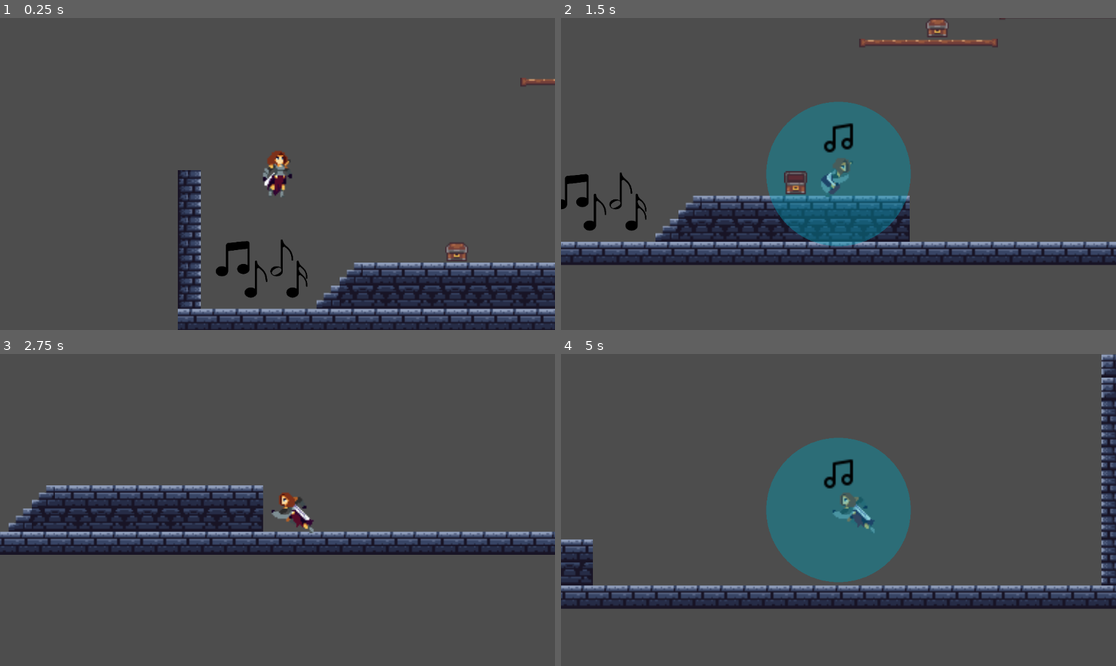
Above: before the commit, frames 1-4 (two rows, left to right).
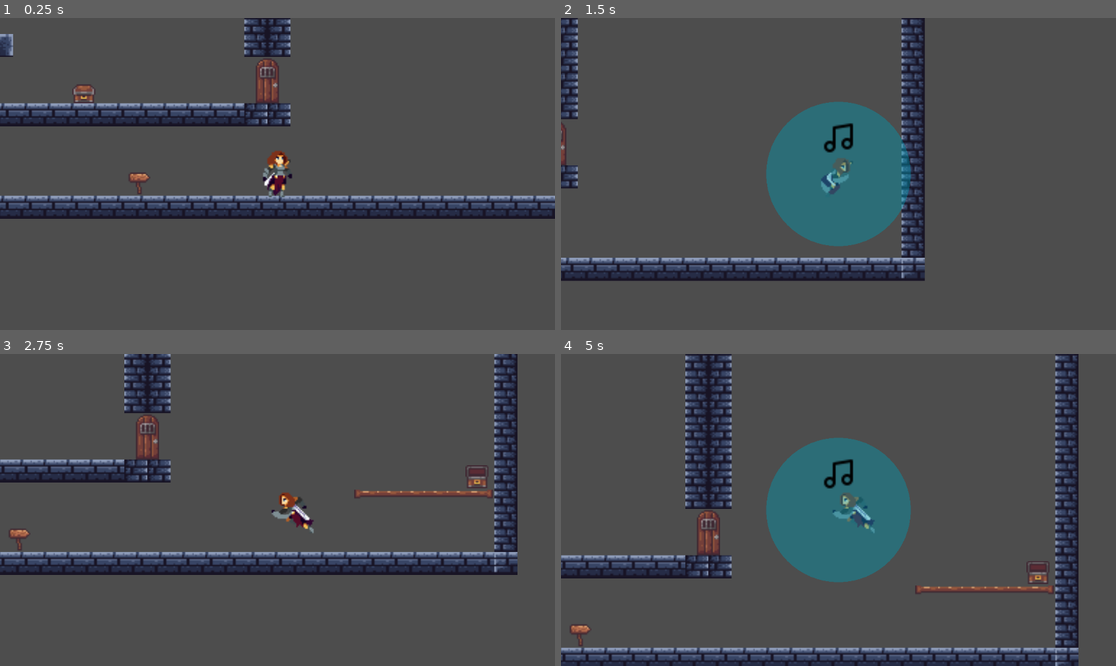
Above: after the commit, the same moments.

Repository: Washington99/musicplatformer
Game: Godot game, scene res://Scenes/test_scene.tscn
Two runs of this game, one before a commit and one after it. Both use one fixed random seed, a clock stepped at 60 frames per second and the inputs below.
Inputs:
- Up to frame 1 (0.25 s): no input
- Up to frame 2 (1.5 s): hold D (Right) from 0.53 s (still down); tap U (play_note) at 0.6 s; tap W (Jump) at 0.77 s; tap 1 at 1.35 s
- Up to frame 3 (2.75 s): tap W (Jump) at 1.52 s; release D (Right) at 2.03 s; hold A (Left) from 2.03 s (still down); hold 2 from 2.03 s (still down)
- Up to frame 4 (5 s): release A (Left) at 2.78 s; release 2 at 2.78 s; hold D (Right) 2.78-4.28 s; tap I at 2.85 s; tap W (Jump) at 3.02, 3.77, 4.52 s; hold O 3.53-4.28 s; hold A (Left) from 4.28 s (still down); tap U (play_note) at 4.35 s

The runs differ from the first frame. In frame 1, 24% of the frame differs, in the area x 0-100%, y 0-100%; in frame 2, 19%; in frame 3, 24%, in the area x 0-100%, y 0-71%; in frame 4, 23%.

Commit message:
Lifeforms functionality

Diff:
--- /dev/null
+++ b/Scenes/lifeform.tscn
@@ -0,0 +1,24 @@
+[gd_scene load_steps=4 format=3 uid="uid://c54iwrw1m1gi"]
+
+[ext_resource type="Script" path="res://Scripts/lifeform.gd" id="1_bpuba"]
+[ext_resource type="TileSet" uid="uid://bl2o7yp2wf0hx" path="res://Assets/tilemap.tres" id="1_uuqqt"]
+
+[sub_resource type="RectangleShape2D" id="RectangleShape2D_aqd41"]
+
+[node name="Lifeform" type="Area2D"]
+script = ExtResource("1_bpuba")
+song_list = ["res://Assets/Audio/piano_1.wav", "piano_3.wav"]
+
+[node name="TileMapLayer" type="TileMapLayer" parent="."]
+tile_map_data = PackedByteArray(0, 0, 0, 0, 0, 0, 0, 0, 7, 0, 10, 0, 0, 0)
+tile_set = ExtResource("1_uuqqt")
+
+[node name="CollisionShape2D" type="CollisionShape2D" parent="."]
+position = Vector2(8, 7)
+shape = SubResource("RectangleShape2D_aqd41")
+
+[node name="AudioStreamPlayer2D" type="AudioStreamPlayer2D" parent="."]
+
+[node name="Timer" type="Timer" parent="."]
+
+[connection signal="area_entered" from="." to="." method="_on_area_entered"]
--- a/Scenes/test_scene.tscn
+++ b/Scenes/test_scene.tscn
@@ -14,6 +14,7 @@
 [ext_resource type="PackedScene" uid="uid://qkjd7gmxk5n7" path="res://Scenes/switch.tscn" id="9_4ifvk"]
 [ext_resource type="Script" path="res://Scripts/puzzle_1.gd" id="9_86bug"]
 [ext_resource type="Script" path="res://Scripts/puzzle_3.gd" id="14_uam7v"]
+[ext_resource type="PackedScene" uid="uid://c54iwrw1m1gi" path="res://Scenes/lifeform.tscn" id="15_heh3t"]
 
 [sub_resource type="RectangleShape2D" id="RectangleShape2D_2lcuh"]
 size = Vector2(70, 50)
@@ -48,7 +49,7 @@
 script = ExtResource("4_wk4p5")
 
 [node name="Player" parent="." instance=ExtResource("1_3u1c2")]
-position = Vector2(50, 100)
+position = Vector2(884, 555)
 
 [node name="Camera2D" type="Camera2D" parent="Player"]
 zoom = Vector2(3, 3)
@@ -199,6 +200,10 @@
 
 [node name="switch" parent="Puzzle3/moving_platform2" instance=ExtResource("9_4ifvk")]
 position = Vector2(4, -16)
+
+[node name="Lifeform" parent="." instance=ExtResource("15_heh3t")]
+position = Vector2(780, 557)
+song_list = Array[String](["piano_1", "piano_3", "violin_5"])
 
 [connection signal="note_played" from="Player/MusicNode" to="MusicResolver" method="_on_music_node_note_played"]
 [connection signal="note_played" from="Player/MusicNode" to="Puzzle1/switch" method="_on_music_node_note_played"]
--- /dev/null
+++ b/Scripts/lifeform.gd
@@ -0,0 +1,14 @@
+extends Area2D
+
+@export var song_list: Array[String]
+
+func _on_area_entered(area: Area2D) -> void:
+
+	for audio in song_list:
+		var music_player = "res://Assets/Audio/" + audio + ".wav"
+
+
+		print(music_player + "2")
+		$AudioStreamPlayer2D.stream = ResourceLoader.load(music_player)
+		$AudioStreamPlayer2D.play()
+		await $AudioStreamPlayer2D.finished
--- a/Scripts/switch.gd
+++ b/Scripts/switch.gd
@@ -27,7 +27,6 @@
 	$TileMapLayer.set_cell(Vector2i(0,0), 0, Vector2i(12,9))
 	$CollisionShape2D.set_deferred("disabled", false)
 
-
 func _on_music_node_note_played(note_name: String) -> void:
 	if note_name == trigger_key or trigger_key == "0":
 		triggered = true
Not shown: 1 places in Scenes/test_scene.tscn that only renumber resources
